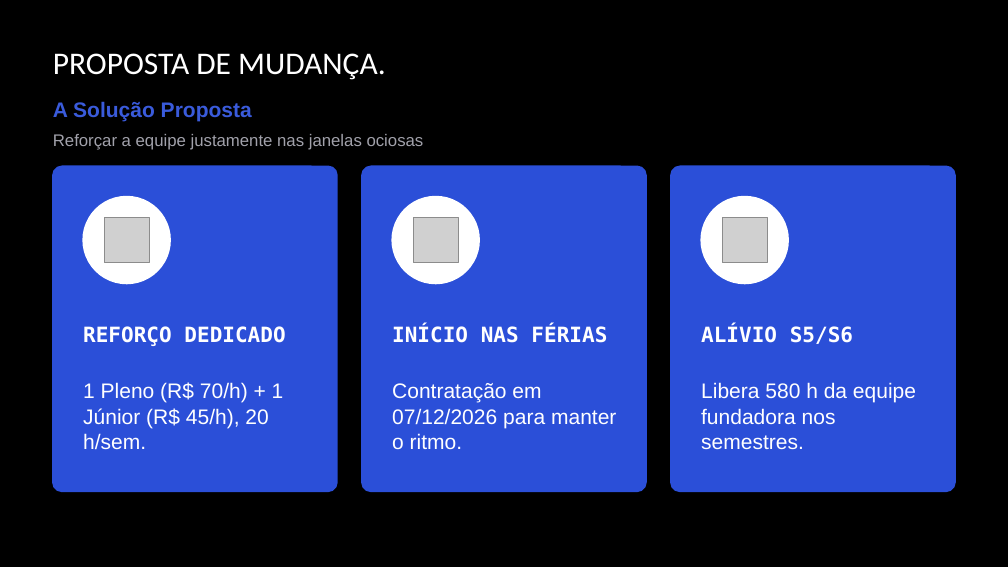
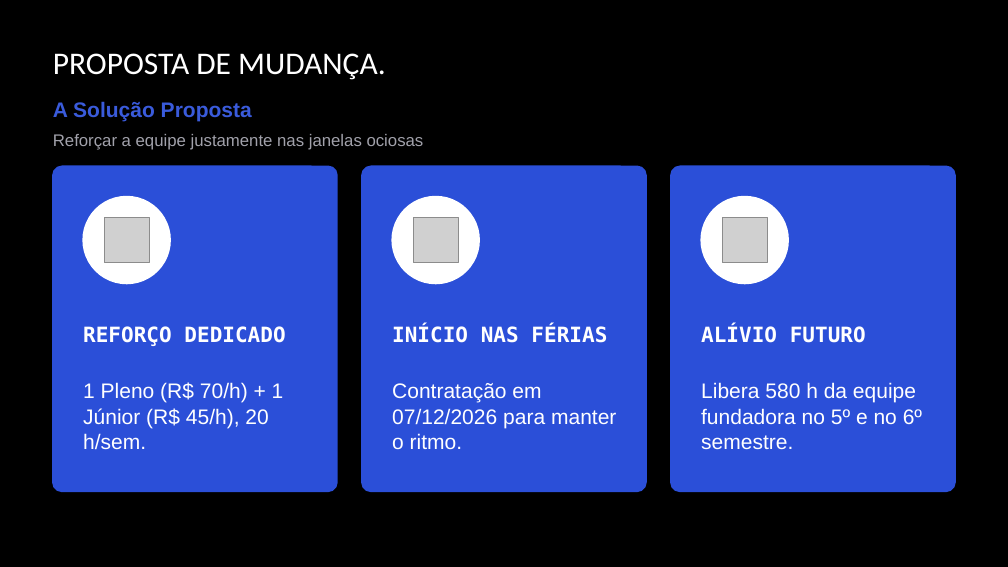
Before and after one commit to victor-lis-bronzo/gestao_empresarial_4sem, a slide deck: slide 12 of apresentacao_final/entregaveis/Gestão - HardDex v3.pptx. Drawn at 1008x567 pixels with LibreOffice and Linux fonts; fonts in the diff are those of the drawing; grey boxes stand for pictures. Boxes give left, top, right and bottom in pixels: in the first picture for what was removed or moved away, otherwise in the second. Text is boxed around its words. In the diff, an @@ line names an element or a change of style, - is before the commit and + after.

```diff
--- a/apresentacao_final/entregaveis/Gestão - HardDex v3.pptx
+++ b/apresentacao_final/entregaveis/Gestão - HardDex v3.pptx
@@ text at box(701, 325, 866, 343): text changed @@
-ALÍVIO S5/S6
+ALÍVIO FUTURO
@@ text at box(701, 382, 922, 449): text changed @@
-Libera 580 h da equipe fundadora nos semestres.
+Libera 580 h da equipe fundadora no 5º e no 6º semestre.
```
Also in this commit, not shown: 9 other slides changed, 9 other files.
